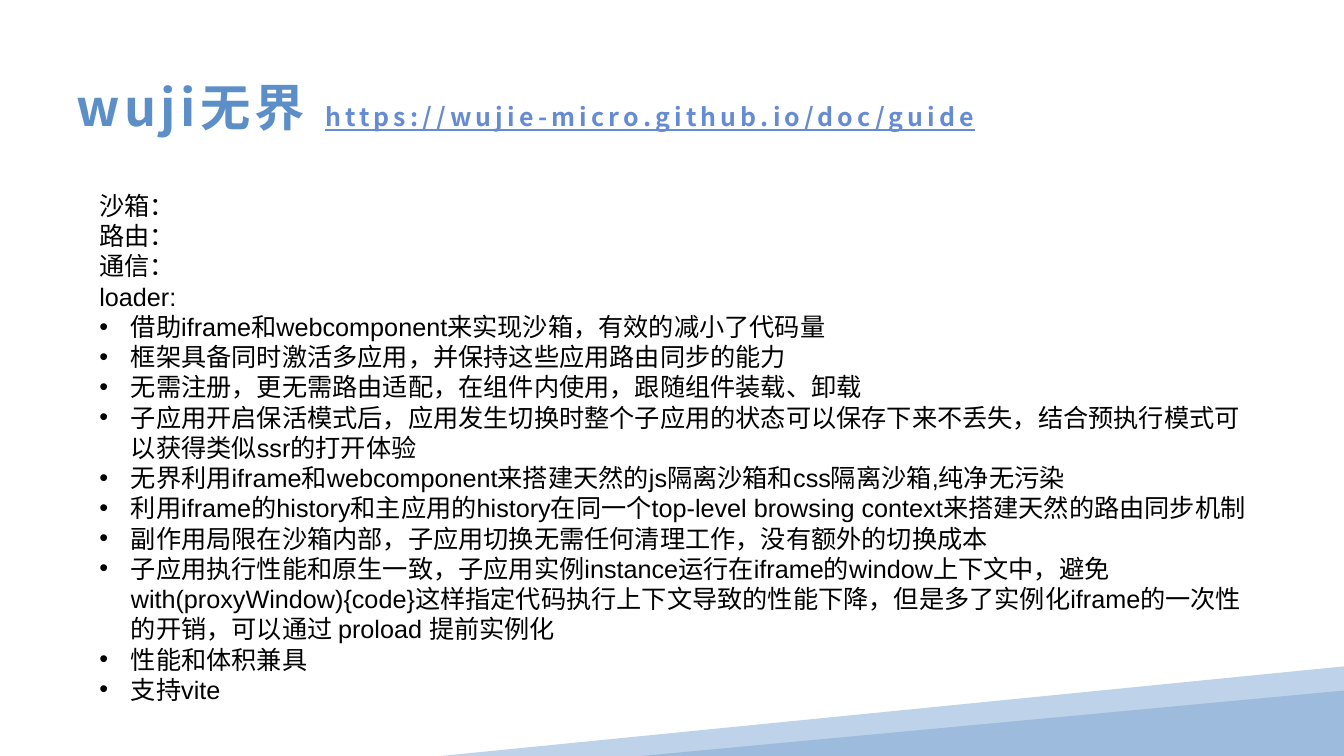
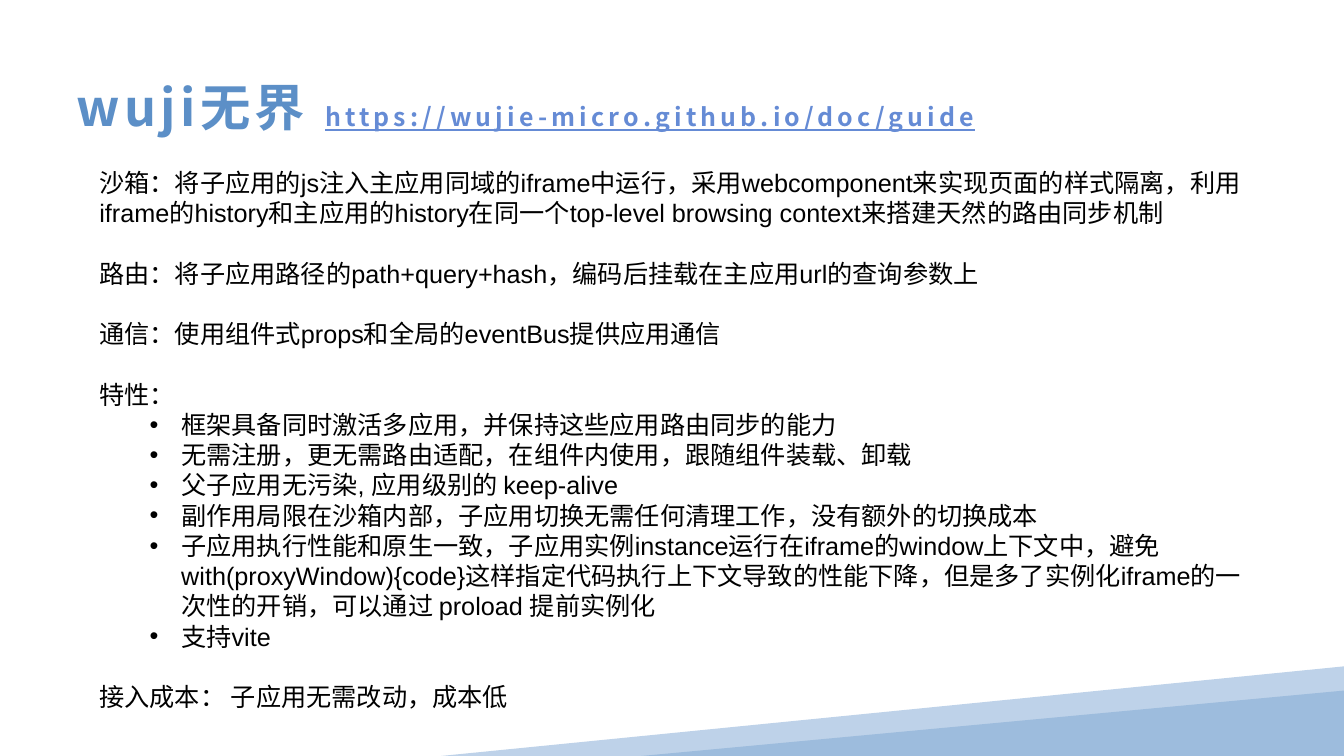
Before and after one commit to anncer/micro-frontends, a slide deck: slide 11 of 微前端的技术方案分析.pptx. Drawn at 1344x756 pixels with LibreOffice and Linux fonts; fonts in the diff are those of the drawing. Boxes give left, top, right and bottom in pixels: in the first picture for what was removed or moved away, otherwise in the second. Text is boxed around its words. In the diff, an @@ line names an element or a change of style, - is before the commit and + after.

```diff
--- a/微前端的技术方案分析.pptx
+++ b/微前端的技术方案分析.pptx
@@ text "沙箱：将子应用的js注入主应用同域的iframe中运行，采用webcomponent来实现页面的样式隔离，利用ifram ...": place and size @@
-text "沙箱：将子应用的js注入主应用同域的iframe中运行，采用webcomponent来实现页面的样式隔离，利用ifram ..." at [99,194,1246,701]
+text "沙箱：将子应用的js注入主应用同域的iframe中运行，采用webcomponent来实现页面的样式隔离，利用ifram ..." at [99,170,1241,709]
@@ text at [99,170,1240,406]: text changed @@
-沙箱：
-路由：
-通信：
-loader:
-• 借助iframe和webcomponent来实现沙箱，有效的减小了代码量
+  沙箱：将子应用的js注入主应用同域的iframe中运行，采用webcomponent来实现页面的样式隔离，利用iframe的history和主应用的history在同一个top-level browsing context来搭建天然的路由同步机制
+路由：将子应用路径的path+query+hash，编码后挂载在主应用url的查询参数上
+通信：使用组件式props和全局的eventBus提供应用通信
+特性：
@@ text at [181,412,1241,648]: list level 1 to 2 in "框架具备同时激活多应用，并保持这些应用路由同步的能力"; list level 1 to 2 in "无需注册，更无需路由适配，在组件内使用，跟随组件装载、卸载"; list level 1 to 2 in "副作用局限在沙箱内部，子应用切换无需任何清理工作，没有额外的切换成本"; list level 1 to 2 in "子应用执行性能和原生一致，子应用实例instance运行在iframe的window上下文中，避免with(proxyW ..."; list level 1 to 2 in "支持vite" @@
@@ text at [181,472,618,500]: text changed @@
-• 子应用开启保活模式后，应用发生切换时整个子应用的状态可以保存下来不丢失，结合预执行模式可以获得类似ssr的打开体验
-• 无界利用iframe和webcomponent来搭建天然的js隔离沙箱和css隔离沙箱,纯净无污染
-• 利用iframe的history和主应用的history在同一个top-level browsing context来搭建天然的路由同步机制
+  • 父子应用无污染, 应用级别的 keep-alive
@@ text at [131,647,307,671]: paragraph removed @@
-• 性能和体积兼具
@@ text at [99,684,508,709]: paragraph added @@
+接入成本： 子应用无需改动，成本低
```
Also in this commit, not shown: 5 other slides changed, 2 slides added, 1 slide removed.
